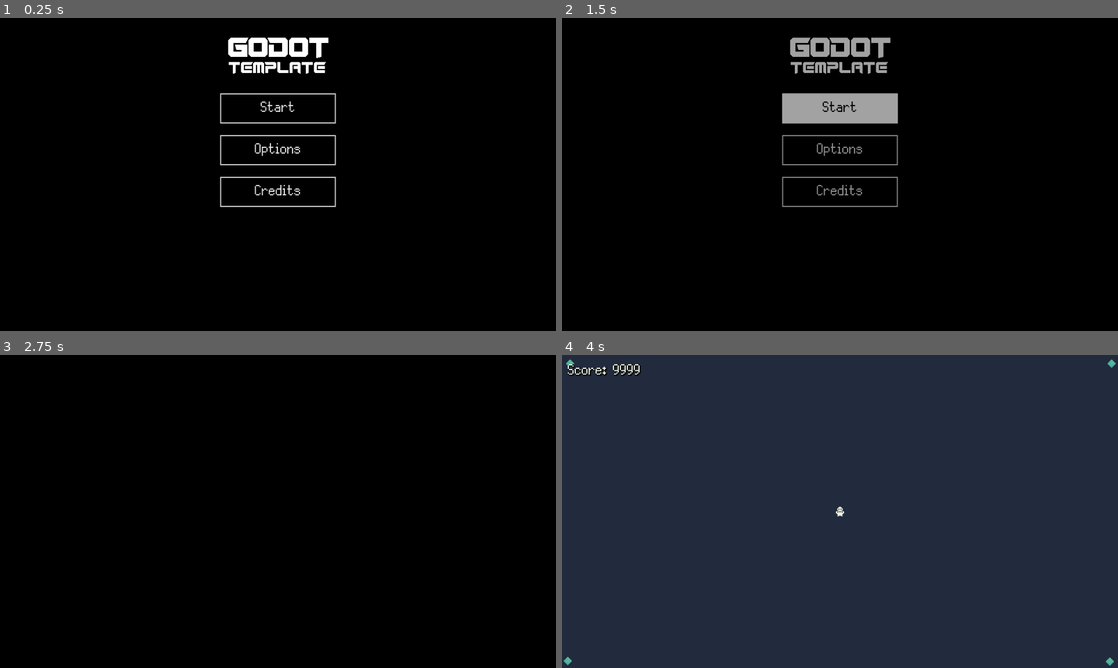
Above: before the commit, frames 1-4 (two rows, left to right).
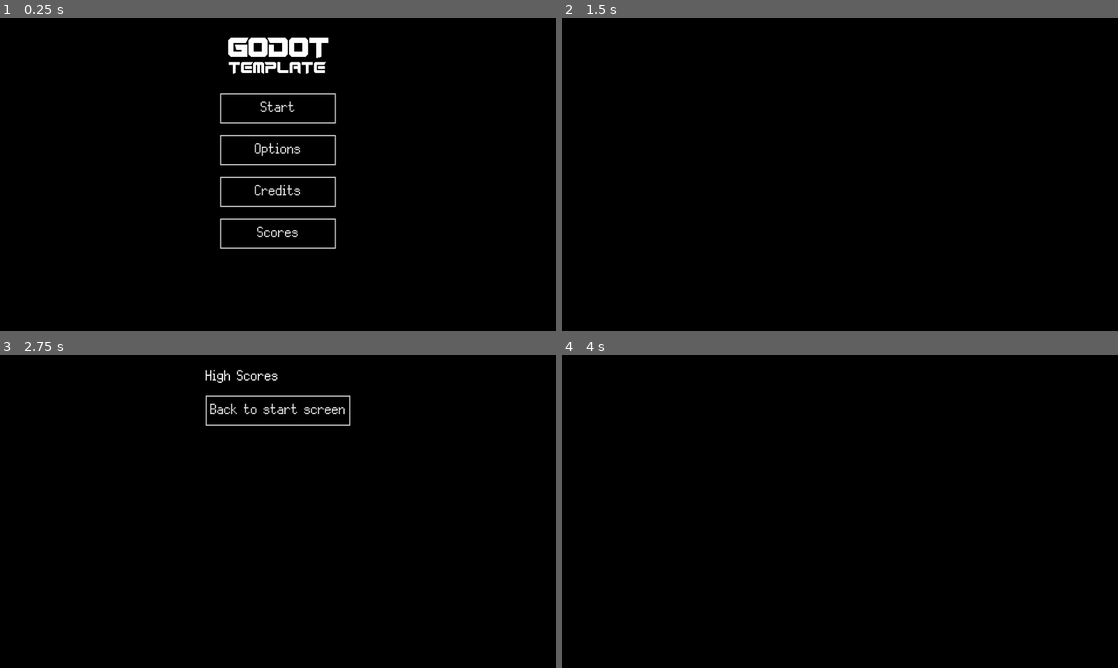
Above: after the commit, the same moments.

Repository: hawkstein/godot-2d-template
Game: Godot game, scene res://utils/ui/main_menu.tscn
Two runs of this game, one before a commit and one after it. Both use one fixed random seed, a clock stepped at 60 frames per second and the inputs below.
Inputs (mouse positions are in pixels of both pictures, inside the frame that each line leads up to):
- Up to frame 1 (0.25 s): no input
- Up to frame 2 (1.5 s): click (840, 233) at 0.5 s, where only the run after the commit has a clickable "Scores"; click "Start" at 1.25 s
- Up to frame 3 (2.75 s): click (278, 445) at 2 s, where only the run before the commit has a clickable "Start"
- Up to frame 4 (4 s): click (840, 411) at 2.75 s, where only the run after the commit has a clickable "Back to start screen"; move the mouse to (812, 574) at 3.52 s; click (812, 574) at 3.67 s

The runs differ from the first frame. In frame 1, 0.3% of the frame differs, in the area x 39-61%, y 64-74%; in frame 2, 4.0%; in frame 3, 0.7%; in frame 4, 100%, in the area x 0-100%, y 0-100%.

Commit message:
add skeleton high scores scene

Diff:
--- a/utils/screen_changer.tscn
+++ b/utils/screen_changer.tscn
@@ -1,14 +1,16 @@
-[gd_scene load_steps=5 format=3 uid="uid://ccxm1lerk5vtg"]
+[gd_scene format=3 uid="uid://ccxm1lerk5vtg"]
 
 [ext_resource type="Script" uid="uid://d1kg40khug3yv" path="res://utils/screen_changer.gd" id="1_ahmay"]
 [ext_resource type="PackedScene" uid="uid://dfn6sijy2qq8n" path="res://utils/ui/main_menu.tscn" id="2_stj24"]
 [ext_resource type="PackedScene" uid="uid://vck4bl5wwflb" path="res://main.tscn" id="3_0ty40"]
 [ext_resource type="PackedScene" uid="uid://bctrkav2hq5nh" path="res://utils/ui/credits_screen.tscn" id="4_p77q5"]
+[ext_resource type="PackedScene" uid="uid://d304m7pn6lnlt" path="res://utils/ui/scores_screen.tscn" id="5_yscu7"]
 
-[node name="ScreenChanger" type="Node2D"]
+[node name="ScreenChanger" type="Node2D" unique_id=495053001]
 script = ExtResource("1_ahmay")
 screens = Dictionary[StringName, PackedScene]({
 &"credits": ExtResource("4_p77q5"),
 &"main": ExtResource("3_0ty40"),
-&"main_menu": ExtResource("2_stj24")
+&"main_menu": ExtResource("2_stj24"),
+&"scores": ExtResource("5_yscu7")
 })
--- a/utils/ui/main_menu.gd
+++ b/utils/ui/main_menu.gd
@@ -32,3 +32,7 @@
 
 func _on_credits_button_pressed() -> void:
 	ScreenChanger.change_to("credits")
+
+
+func _on_scores_button_pressed() -> void:
+	ScreenChanger.change_to("scores")
--- a/utils/ui/main_menu.tscn
+++ b/utils/ui/main_menu.tscn
@@ -1,11 +1,11 @@
-[gd_scene load_steps=5 format=3 uid="uid://dfn6sijy2qq8n"]
+[gd_scene format=3 uid="uid://dfn6sijy2qq8n"]
 
 [ext_resource type="Texture2D" uid="uid://4iakeclf4k4b" path="res://utils/ui/menu-header.png" id="1_1anft"]
 [ext_resource type="Script" uid="uid://dqn7tfj4acgyi" path="res://utils/ui/main_menu.gd" id="1_wyq4t"]
 [ext_resource type="Theme" uid="uid://bes7poiouimn8" path="res://utils/ui/default_theme.tres" id="1_xp5nu"]
 [ext_resource type="PackedScene" uid="uid://bn3asyl3o2i63" path="res://utils/ui/fancy_button.tscn" id="4_8naov"]
 
-[node name="MainMenu" type="Control"]
+[node name="MainMenu" type="Control" unique_id=1018463224]
 layout_mode = 3
 anchors_preset = 15
 anchor_right = 1.0
@@ -18,7 +18,7 @@
 script = ExtResource("1_wyq4t")
 metadata/_edit_lock_ = true
 
-[node name="BackgroundColorRect" type="ColorRect" parent="."]
+[node name="BackgroundColorRect" type="ColorRect" parent="." unique_id=714040273]
 layout_mode = 1
 anchors_preset = 15
 anchor_right = 1.0
@@ -28,7 +28,7 @@
 color = Color(0, 0, 0, 1)
 metadata/_edit_lock_ = true
 
-[node name="MarginContainer" type="MarginContainer" parent="."]
+[node name="MarginContainer" type="MarginContainer" parent="." unique_id=631677777]
 layout_mode = 1
 anchors_preset = 15
 anchor_right = 1.0
@@ -41,53 +41,57 @@
 theme_override_constants/margin_bottom = 20
 metadata/_edit_lock_ = true
 
-[node name="StartVBoxContainer" type="VBoxContainer" parent="MarginContainer"]
-visible = false
+[node name="StartVBoxContainer" type="VBoxContainer" parent="MarginContainer" unique_id=1507203138]
 layout_mode = 2
 size_flags_horizontal = 4
 theme_override_constants/separation = 20
 
-[node name="TitleSplashTextureRect" type="TextureRect" parent="MarginContainer/StartVBoxContainer"]
+[node name="TitleSplashTextureRect" type="TextureRect" parent="MarginContainer/StartVBoxContainer" unique_id=1137787995]
 layout_mode = 2
 texture = ExtResource("1_1anft")
 stretch_mode = 3
 
-[node name="StartButton" parent="MarginContainer/StartVBoxContainer" instance=ExtResource("4_8naov")]
+[node name="StartButton" parent="MarginContainer/StartVBoxContainer" unique_id=601002687 instance=ExtResource("4_8naov")]
 layout_mode = 2
 text = "Start"
 
-[node name="ContinueButton" type="Button" parent="MarginContainer/StartVBoxContainer"]
+[node name="ContinueButton" type="Button" parent="MarginContainer/StartVBoxContainer" unique_id=1678399030]
 visible = false
 layout_mode = 2
 text = "Continue"
 
-[node name="OptionsButton" type="Button" parent="MarginContainer/StartVBoxContainer"]
+[node name="OptionsButton" type="Button" parent="MarginContainer/StartVBoxContainer" unique_id=793541024]
 layout_mode = 2
 text = "Options"
 
-[node name="CreditsButton" type="Button" parent="MarginContainer/StartVBoxContainer"]
+[node name="CreditsButton" type="Button" parent="MarginContainer/StartVBoxContainer" unique_id=901650898]
 layout_mode = 2
 text = "Credits
 "
 
-[node name="OptionsVBoxContainer" type="VBoxContainer" parent="MarginContainer"]
+[node name="ScoresButton" type="Button" parent="MarginContainer/StartVBoxContainer" unique_id=2036662387]
+layout_mode = 2
+text = "Scores"
+
+[node name="OptionsVBoxContainer" type="VBoxContainer" parent="MarginContainer" unique_id=1277825446]
+visible = false
 layout_mode = 2
 theme_override_constants/separation = 20
 
-[node name="OptionsLabel" type="Label" parent="MarginContainer/OptionsVBoxContainer"]
+[node name="OptionsLabel" type="Label" parent="MarginContainer/OptionsVBoxContainer" unique_id=73804457]
 layout_mode = 2
 text = "Options"
 horizontal_alignment = 1
 
-[node name="HBoxContainer" type="HBoxContainer" parent="MarginContainer/OptionsVBoxContainer"]
+[node name="HBoxContainer" type="HBoxContainer" parent="MarginContainer/OptionsVBoxContainer" unique_id=1798287686]
 layout_mode = 2
 size_flags_vertical = 3
 theme_override_constants/separation = 10
 
-[node name="CenterContainer" type="CenterContainer" parent="MarginContainer/OptionsVBoxContainer"]
+[node name="CenterContainer" type="CenterContainer" parent="MarginContainer/OptionsVBoxContainer" unique_id=1205344349]
 layout_mode = 2
 
-[node name="BackButton" type="Button" parent="MarginContainer/OptionsVBoxContainer/CenterContainer"]
+[node name="BackButton" type="Button" parent="MarginContainer/OptionsVBoxContainer/CenterContainer" unique_id=1039976198]
 layout_mode = 2
 size_flags_horizontal = 0
 text = "Back to main menu"
@@ -95,4 +99,5 @@
 [connection signal="pressed" from="MarginContainer/StartVBoxContainer/StartButton" to="." method="_on_start_button_pressed"]
 [connection signal="pressed" from="MarginContainer/StartVBoxContainer/OptionsButton" to="." method="_on_options_button_pressed"]
 [connection signal="pressed" from="MarginContainer/StartVBoxContainer/CreditsButton" to="." method="_on_credits_button_pressed"]
+[connection signal="pressed" from="MarginContainer/StartVBoxContainer/ScoresButton" to="." method="_on_scores_button_pressed"]
 [connection signal="pressed" from="MarginContainer/OptionsVBoxContainer/CenterContainer/BackButton" to="." method="_on_back_button_pressed"]
--- /dev/null
+++ b/utils/ui/scores_screen.gd
@@ -0,0 +1,9 @@
+extends Control
+
+@onready var v_box_container: VBoxContainer = $MarginContainer/VBoxContainer/ScoresContainer/VBoxContainer
+
+func _ready() -> void:
+	pass
+
+func _on_back_button_pressed() -> void:
+	ScreenChanger.change_to("main_menu")
--- /dev/null
+++ b/utils/ui/scores_screen.tscn
@@ -0,0 +1,55 @@
+[gd_scene format=3 uid="uid://d304m7pn6lnlt"]
+
+[ext_resource type="Theme" uid="uid://bes7poiouimn8" path="res://utils/ui/default_theme.tres" id="1_82lyh"]
+[ext_resource type="Script" uid="uid://dsmexmwfv7rxr" path="res://utils/ui/scores_screen.gd" id="2_82lyh"]
+
+[node name="ScoresScreen" type="Control" unique_id=1228490364]
+layout_mode = 3
+anchors_preset = 15
+anchor_right = 1.0
+anchor_bottom = 1.0
+grow_horizontal = 2
+grow_vertical = 2
+theme = ExtResource("1_82lyh")
+script = ExtResource("2_82lyh")
+
+[node name="ColorRect" type="ColorRect" parent="." unique_id=109324280]
+layout_mode = 1
+anchors_preset = 15
+anchor_right = 1.0
+anchor_bottom = 1.0
+grow_horizontal = 2
+grow_vertical = 2
+color = Color(0, 0, 0, 1)
+
+[node name="MarginContainer" type="MarginContainer" parent="." unique_id=612107344]
+layout_mode = 1
+anchors_preset = 15
+anchor_right = 1.0
+anchor_bottom = 1.0
+grow_horizontal = 2
+grow_vertical = 2
+theme_override_constants/margin_left = 20
+theme_override_constants/margin_top = 20
+theme_override_constants/margin_right = 20
+theme_override_constants/margin_bottom = 20
+
+[node name="VBoxContainer" type="VBoxContainer" parent="MarginContainer" unique_id=47617534]
+layout_mode = 2
+size_flags_horizontal = 4
+
+[node name="TitleLabel" type="Label" parent="MarginContainer/VBoxContainer" unique_id=1286707836]
+layout_mode = 2
+text = "High Scores"
+
+[node name="ScoresContainer" type="PanelContainer" parent="MarginContainer/VBoxContainer" unique_id=972064381]
+layout_mode = 2
+
+[node name="VBoxContainer" type="VBoxContainer" parent="MarginContainer/VBoxContainer/ScoresContainer" unique_id=1594744726]
+layout_mode = 2
+
+[node name="BackButton" type="Button" parent="MarginContainer/VBoxContainer" unique_id=1696330846]
+layout_mode = 2
+text = "Back to start screen"
+
+[connection signal="pressed" from="MarginContainer/VBoxContainer/BackButton" to="." method="_on_back_button_pressed"]
Not shown: 1 places in utils/ui/default_theme.tres that only renumber resources
Not shown, added: utils/ui/scores_screen.gd.uid
